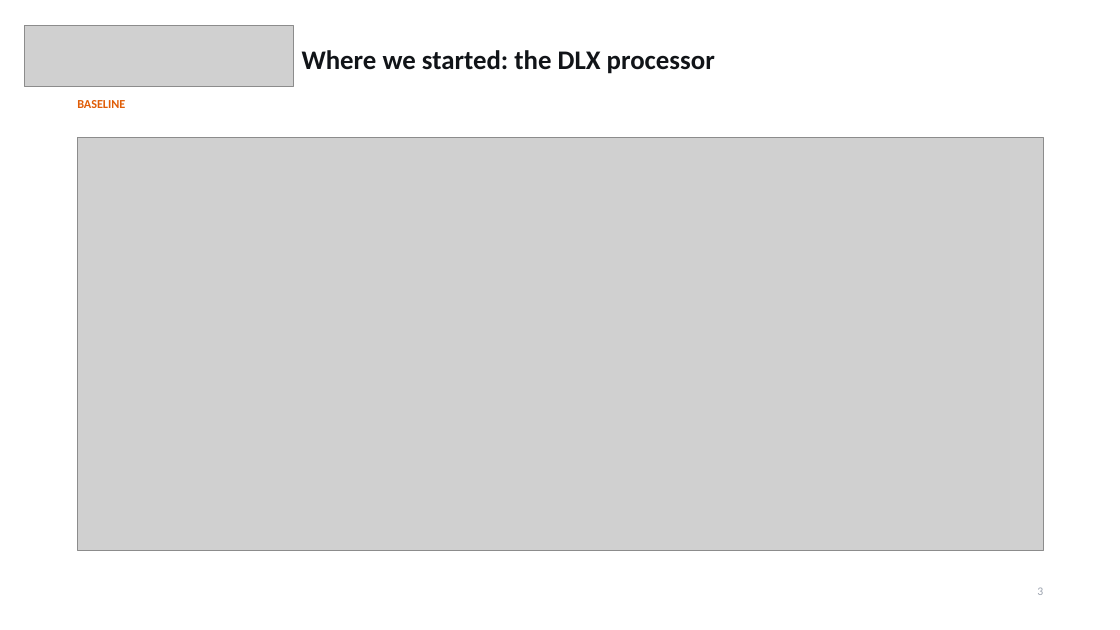
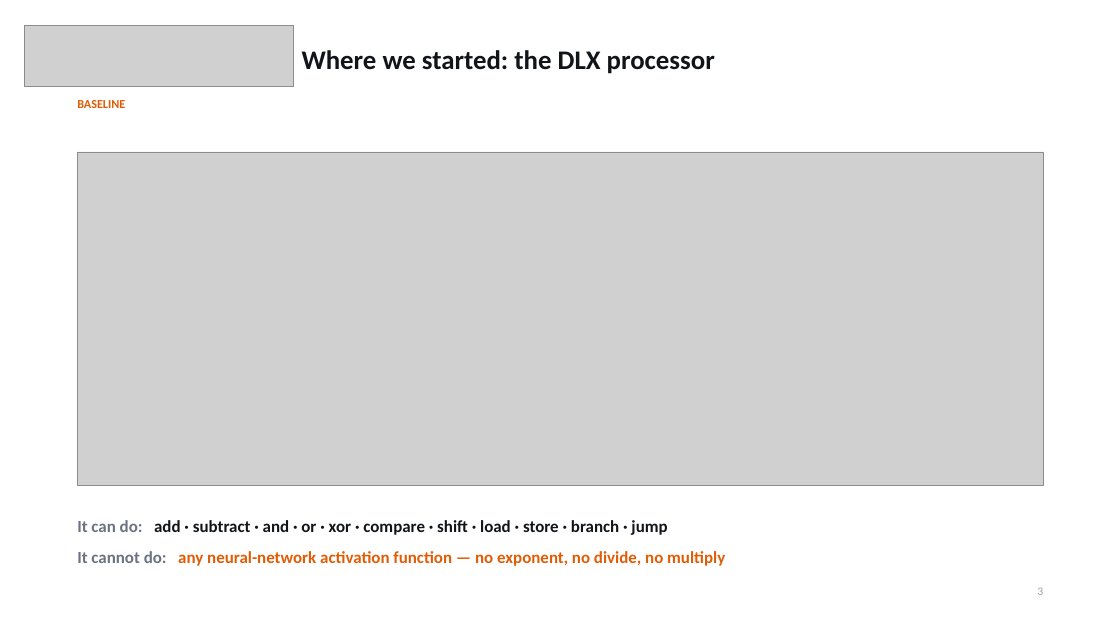
Before and after one commit to saleh2411/DLX-NN, a slide deck: slide 3 of Documents/DLX-NN_Final_Presentation.pptx. Drawn at 1120x630 pixels with LibreOffice and Linux fonts; fonts in the diff are those of the drawing; grey boxes stand for pictures. Boxes give left, top, right and bottom in pixels: in the first picture for what was removed or moved away, otherwise in the second. Text is boxed around its words. In the diff, an @@ line names an element or a change of style, - is before the commit and + after.

```diff
--- a/Documents/DLX-NN_Final_Presentation.pptx
+++ b/Documents/DLX-NN_Final_Presentation.pptx
@@ picture: place and size @@
-picture at (77,138,1044,550)
+picture at (77,152,1044,486)
@@ text added at (77,520,725,566), 14.5 pt, text #E05D07, bold @@
+It can do: add · subtract · and · or · xor · compare · shift · load · store · branch · jump
+It cannot do: any neural-network activation function — no exponent, no divide, no multiply
```
Also in this commit, not shown: 14 other slides changed.
